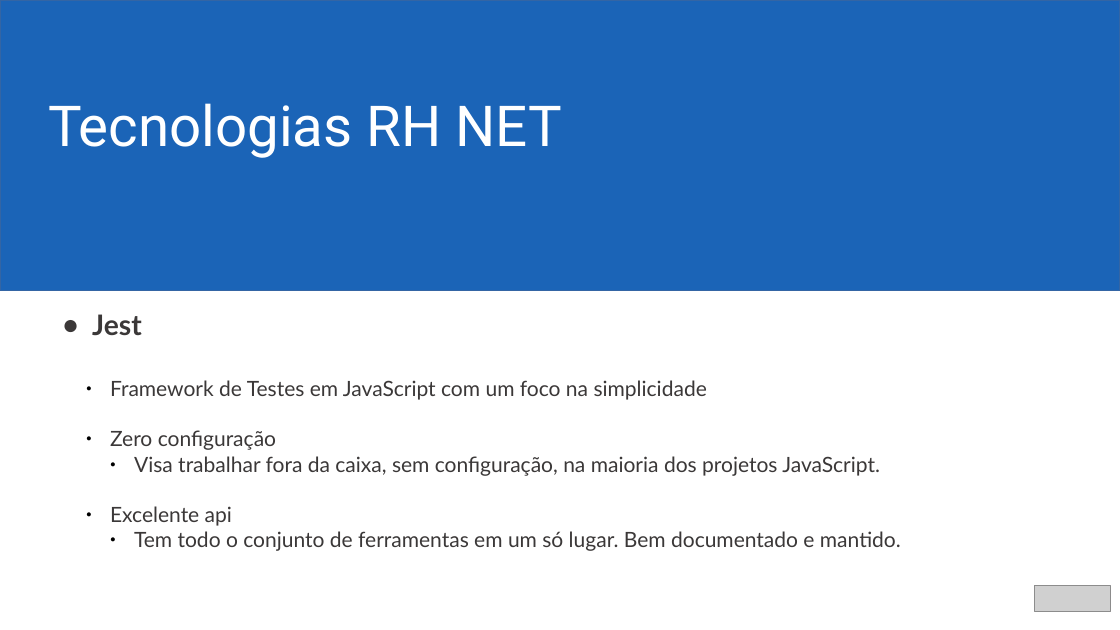
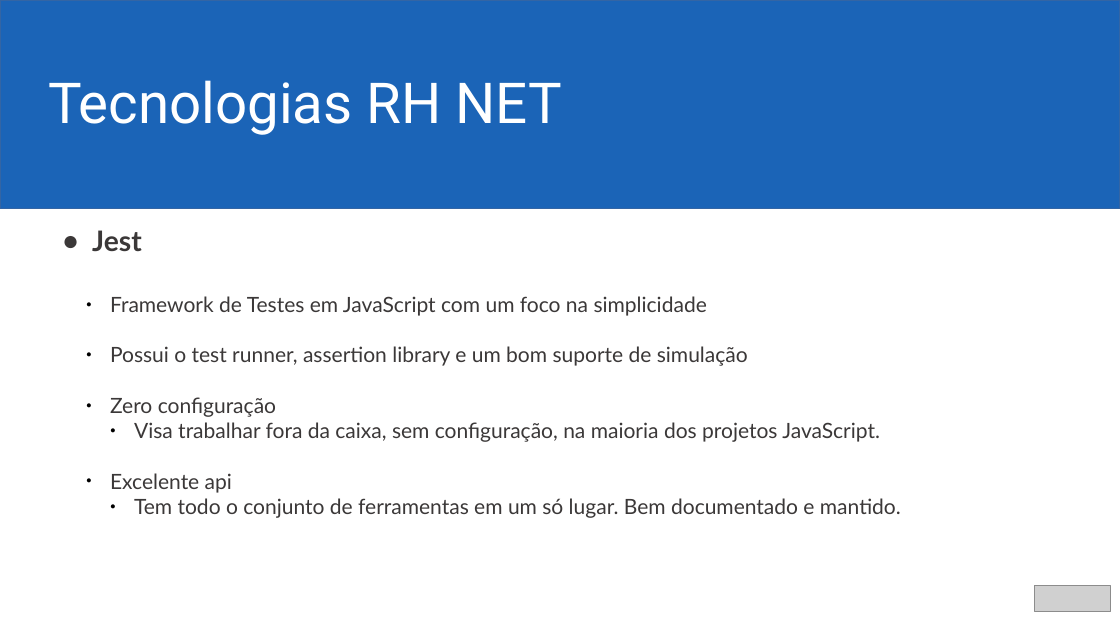
Before and after one commit to ericjrsilva/meetup-react-tests, a slide deck: slide 5 of apresentacao.odp (slide 6 before the commit). Drawn at 1120x630 pixels with LibreOffice and Linux fonts; fonts in the diff are those of the drawing; grey boxes stand for pictures; background and template pictures are left out. Boxes give left, top, right and bottom in pixels: in the first picture for what was removed or moved away, otherwise in the second. Text is boxed around its words. In the diff, an @@ line names an element or a change of style, - is before the commit and + after.

```diff
--- a/apresentacao.odp
+++ b/apresentacao.odp
@@ rectangle: place and size @@
-rectangle at [0,0,1120,291]
+rectangle at [0,0,1120,208]
@@ text "Tecnologias RH NET": place and size @@
-text "Tecnologias RH NET" at [48,103,562,158]
+text "Tecnologias RH NET" at [48,80,562,135]
@@ text "Jest": place and size @@
-text "Jest" at [92,314,901,551]
+text "Jest" at [92,230,901,518]
@@ text at [110,346,748,366]: paragraph added @@
+  ● Possui o test runner, assertion library e um bom suporte de simulação
```
Also in this commit, not shown: 3 other slides changed, 2 slides added, 3 slides removed.
